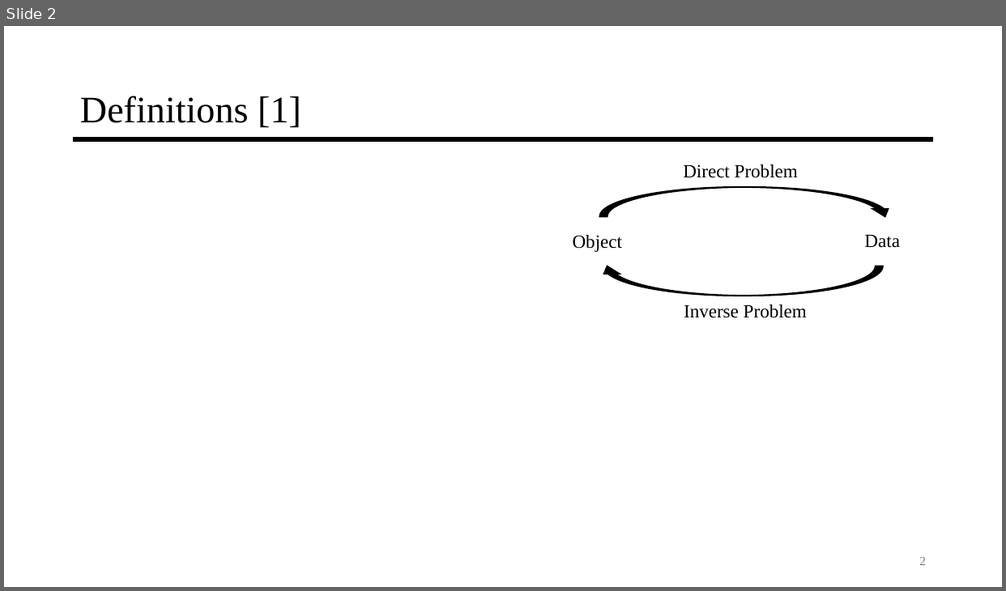
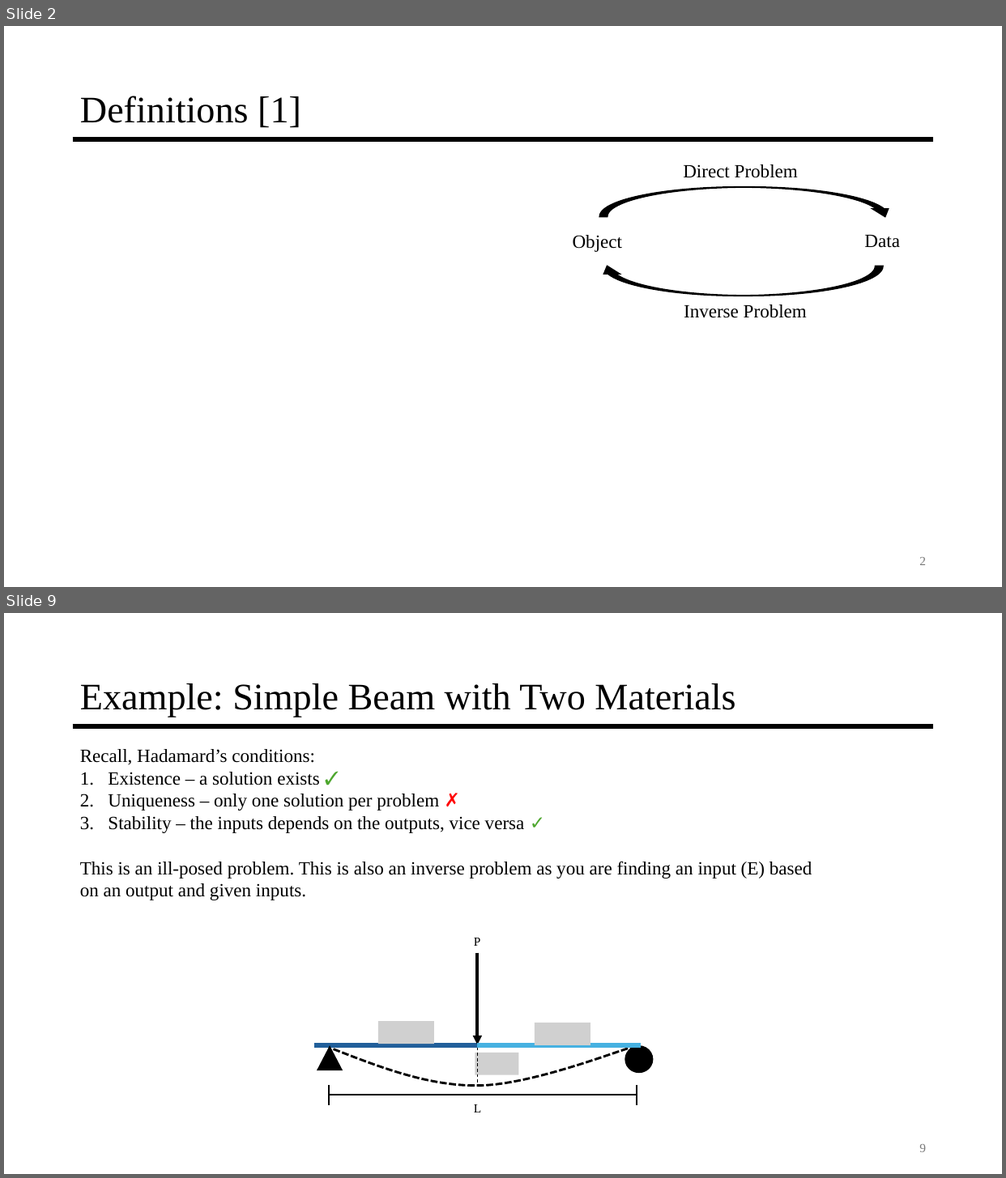
Before and after one commit to jyarch/inverse-mechanics-course, a slide deck: 0-Introduction/0-Introduction.pptx. Shown one above the other, each under a label of ours: slide 2 before the commit, slides 2 and 9 after it; the slides between them are not shown. The pictures are 1006x591 and 1006x1178 pixels, drawn with LibreOffice and Linux fonts; fonts in the diff are those of the drawing; grey boxes stand for pictures. Boxes give left, top, right and bottom in pixels: in the first picture for what was removed or moved away, otherwise in the second. Text is boxed around its words. In the diff, an @@ line names an element or a change of style, - is before the commit and + after.

Commit message:
intro slides - create 3 example problems
problem 1 - image blurring
problem 2 - simple beam problem, direct and inverse
problem 3 - simple beam problem with two materials

in addition, add more detail to definition slides

```diff
--- a/0-Introduction/0-Introduction.pptx
+++ b/0-Introduction/0-Introduction.pptx
@@ slide 9 added at [4, 613, 1002, 1174], background #FFFFFF; not listed: 1 template element that a slide beside it also shows @@
@@ title added at [80, 683, 735, 717], 36 pt, text #000000 @@
+Example: Simple Beam with Two Materials
@@ text added at [80, 749, 812, 901], 18 pt, text #000000 @@
+Recall, Hadamard’s conditions:
+1. Existence – a solution exists ✓
+2. Uniqueness – only one solution per problem ✗
+3. Stability – the inputs depends on the outputs, vice versa ✓
+This is an ill-posed problem. This is also an inverse problem as you are finding an input (E) based on an output and given inputs.
@@ group added at [314, 938, 653, 1113]: 6 lines, 3 pictures, 2 texts, 1 ellipse, 1 triangle, 1 arrow, 1 freeform shape @@
+L
+P
@@ page number added at [919, 1144, 926, 1152], 12 pt, text #797979 @@
+9
```
Also in this commit, not shown: 1 slide changed, 7 other slides added, 4 slides removed, 1 other file.
